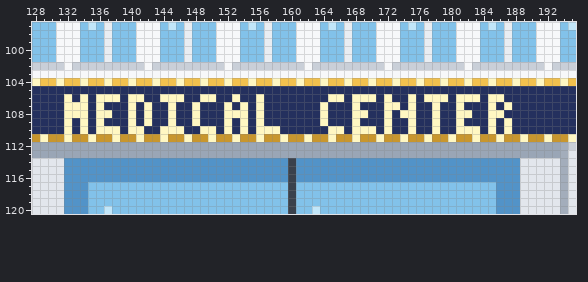
File history of a pixel-art file, src/media/photos/sprites/scenes/hospital_9.aseprite. This is how it looked before the edit.
320x180 pixels, 1 frame. Colours within 5 levels of each other are drawn and written as one. Shown: x 128..195, y 97..120.
And afterwards:
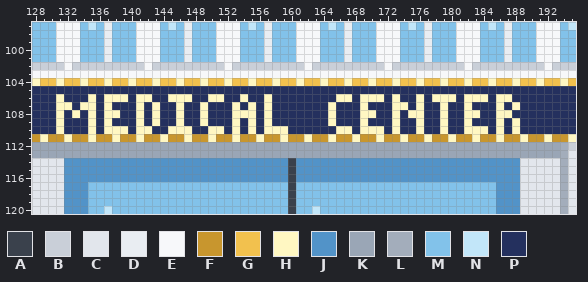
Palette (. is transparent): A #3a414c  B #c9cfd8  C #e2e6ec  D #e9edf2  E #f7f8fa  F #c8962e  G #f2c14e  H #fff7c2  J #5293c8  K #9aa6b6  L #a3adbb  M #82c2ea  N #c2e6f9  P #24305e
From old to new:
Colour P becomes colour H in row 106 at x 131, 135, 139, 142, 147, 151, 154, 157, 167, 171, 173, 176, 180, 184 and 187; in row 107 at x 131, 135, 137, 141, 143, 146, 149, 153, 155, 157, 165, 169, 174, 176, 179, 182, 186 and 188; in row 108 at x 131, 135, 138, 141, 143, 146, 149, 155, 157, 165, 170, 173, 176, 179, 183 and 187; in row 109 at x 131, 135, 137, 141, 143, 146, 149, 153, 155, 157, 165, 169, 173, 176, 179, 182, 186 and 188; in row 110 at x 131, 135, 139, 142, 147, 151, 153, 155, 159, 167, 171, 173, 176, 179, 184, 186 and 188.
Colour H becomes colour P in row 106 at x 132, 134, 136, 140, 144, 149, 153, 156, 165, 168, 172, 175, 177, 181 and 185; in row 107 at x 133, 136, 140, 142, 145, 148, 152, 154, 156, 164, 168, 172, 175, 178, 181, 185 and 187; in row 108 at x 132, 134, 136, 140, 142, 145, 148, 152, 156, 164, 168, 172, 174, 178, 181 and 185; in row 109 at x 132, 134, 136, 140, 142, 145, 148, 152, 154, 156, 164, 168, 172, 175, 178, 181, 185 and 187; in row 110 at x 132, 134, 136, 140, 144, 149, 152, 154, 156, 165, 168, 172, 175, 178, 181, 185 and 187.
Boxes around the changes in both pictures, in picture pixels (x1, y1, x2, y2):
changed: (56, 94, 288, 134)
changed: (320, 94, 520, 134)
